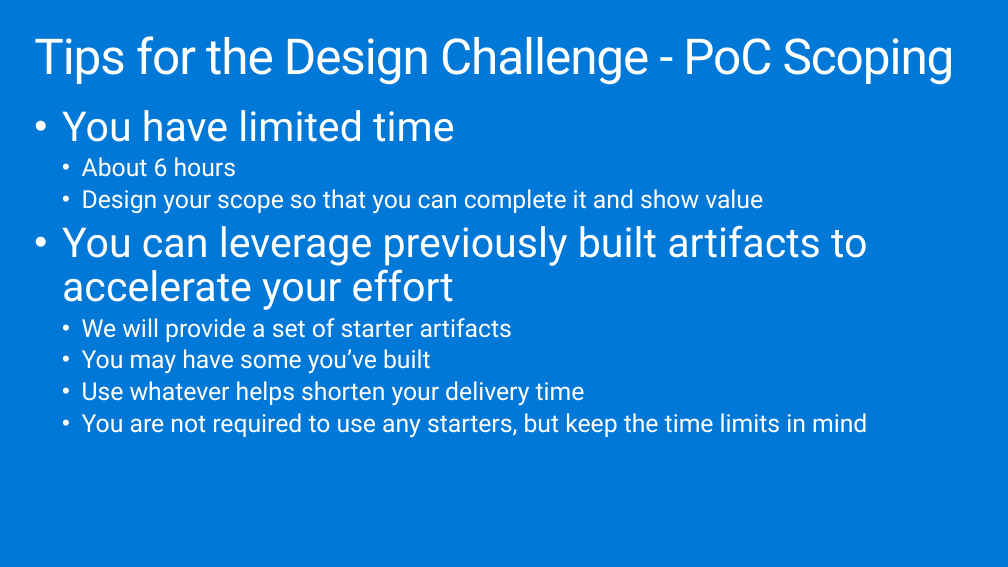
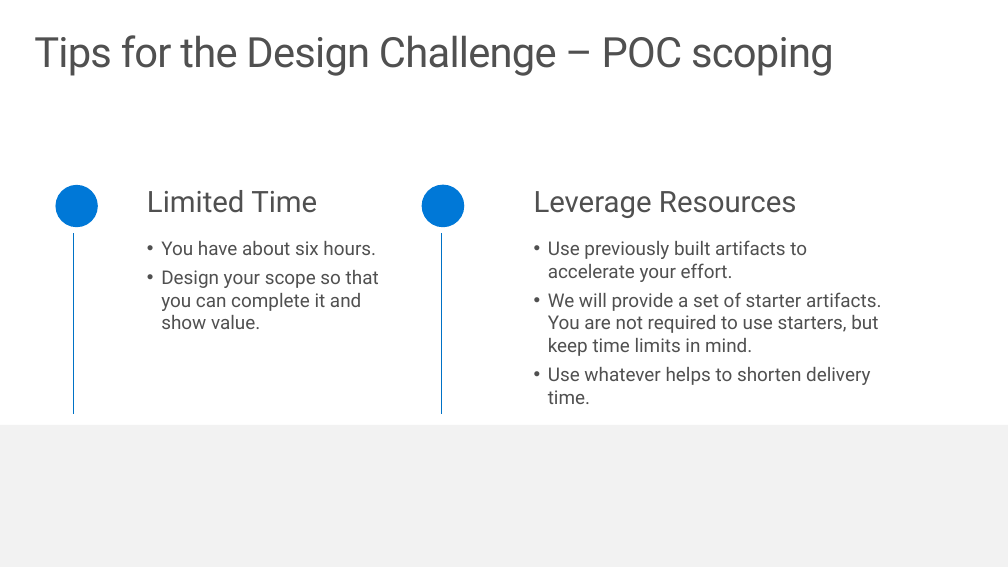
Before and after one commit to solliancenet/ica-wbs, a slide deck: slide 8 of Financial service modernization workshop/preparing-for-poc-design-success.pptx (slide 6 before the commit). Drawn at 1008x567 pixels with LibreOffice and Linux fonts; fonts in the diff are those of the drawing. Boxes give left, top, right and bottom in pixels: in the first picture for what was removed or moved away, otherwise in the second. Text is boxed around its words. In the diff, an @@ line names an element or a change of style, - is before the commit and + after.

```diff
--- a/Financial service modernization workshop/preparing-for-poc-design-success.pptx
+++ b/Financial service modernization workshop/preparing-for-poc-design-success.pptx
@@ background #0078D7 to #FFFFFF @@
@@ title at [34,35,834,76]: text changed; size 47 to 39.7 pt; text colour #FFFFFF to #505050 @@
-Tips for the Design Challenge - PoC Scoping
+Tips for the Design Challenge – POC scoping
@@ text removed at [62,110,868,438] @@
-• You have limited time
-  • About 6 hours
-  • Design your scope so that you can complete it and show value
-• You can leverage previously built artifacts to accelerate your effort
-  • We will provide a set of starter artifacts
-  • You may have some you’ve built
-  • Use whatever helps shorten your delivery time
-  • You are not required to use any starters, but keep the time limits in mind
@@ ellipse added at [55,185,98,228], fill #0078D7 @@
@@ text added at [147,190,379,329], 18 pt, text #505050 @@
+Limited Time
+• You have about six hours.
+• Design your scope so that you can complete it and show value.
@@ ellipse added at [422,185,464,227], fill #0078D7 @@
@@ text added at [534,191,881,404], 18 pt, text #505050 @@
+Leverage Resources
+• Use previously built artifacts to accelerate your effort.
+• We will provide a set of starter artifacts. You are not required to use starters, but keep time limits in mind.
+• Use whatever helps to shorten delivery time.
@@ line added from (73, 234) to (73, 414), #0072C6 0.75 pt @@
@@ line added from (442, 233) to (442, 414), #0072C6 0.75 pt @@
@@ rectangle added at [0,425,1008,567], fill #F2F2F2 @@
```
Also in this commit, not shown: 5 other slides changed, 3 slides added, 4 other files.
